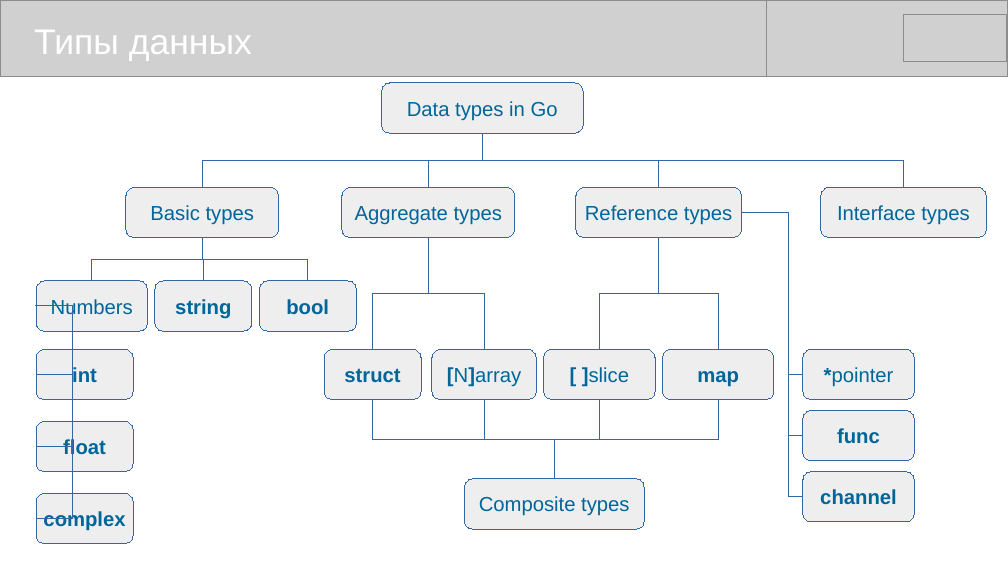
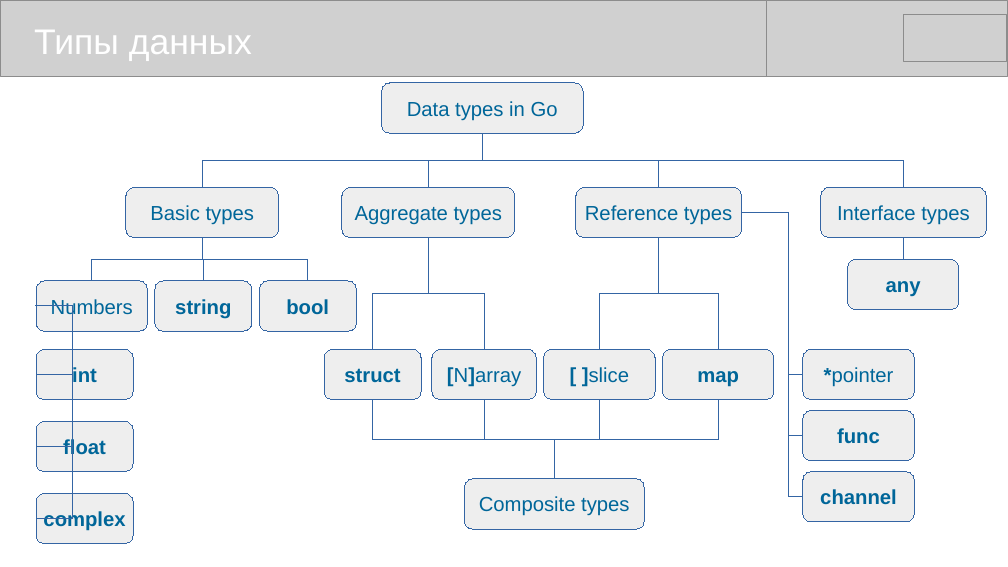
Before and after one commit to mike-shock/Go_language, a slide deck: slide 12 of Go_Intro.odp. Drawn at 1008x567 pixels with LibreOffice and Linux fonts; fonts in the diff are those of the drawing; grey boxes stand for pictures. Boxes give left, top, right and bottom in pixels: in the first picture for what was removed or moved away, otherwise in the second. Text is boxed around its words. In the diff, an @@ line names an element or a change of style, - is before the commit and + after.

```diff
--- a/Go_Intro.odp
+++ b/Go_Intro.odp
@@ elbow line added from (904, 238) to (904, 260), #3465A4 0 pt @@
@@ rounded rectangle added at (x1=848, y1=259, x2=960, y2=309), fill #EEEEEE, outline #3465A4 0 pt, 16 pt, text #006699, bold @@
+any
```
Also in this commit, not shown: 2 other slides changed, 1 slide added, 1 other file.
